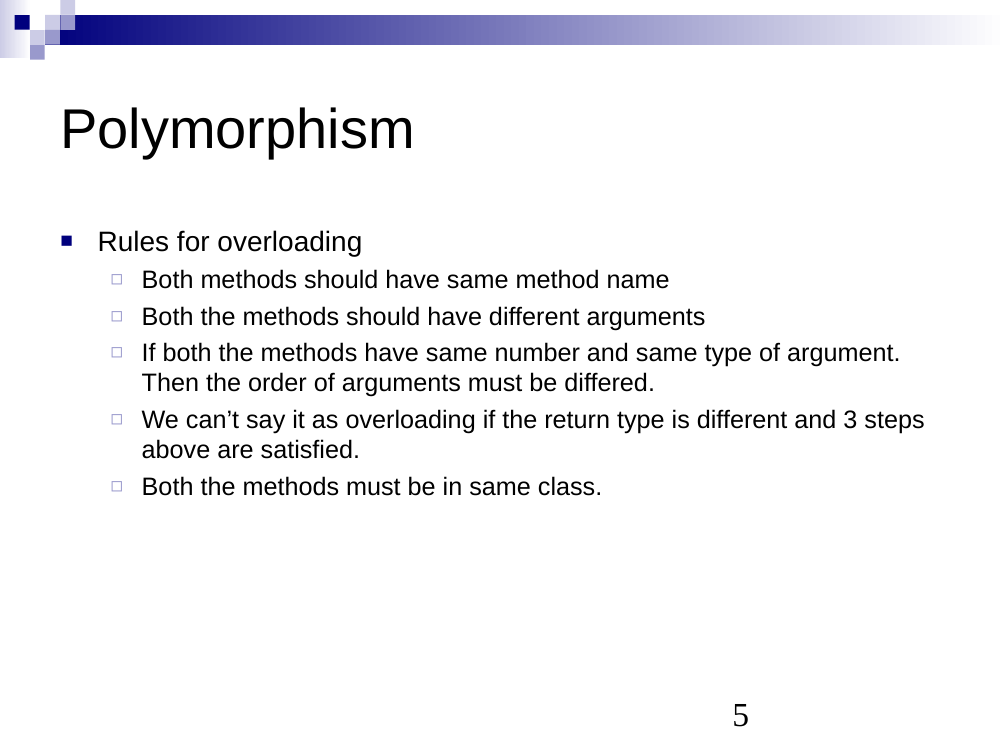
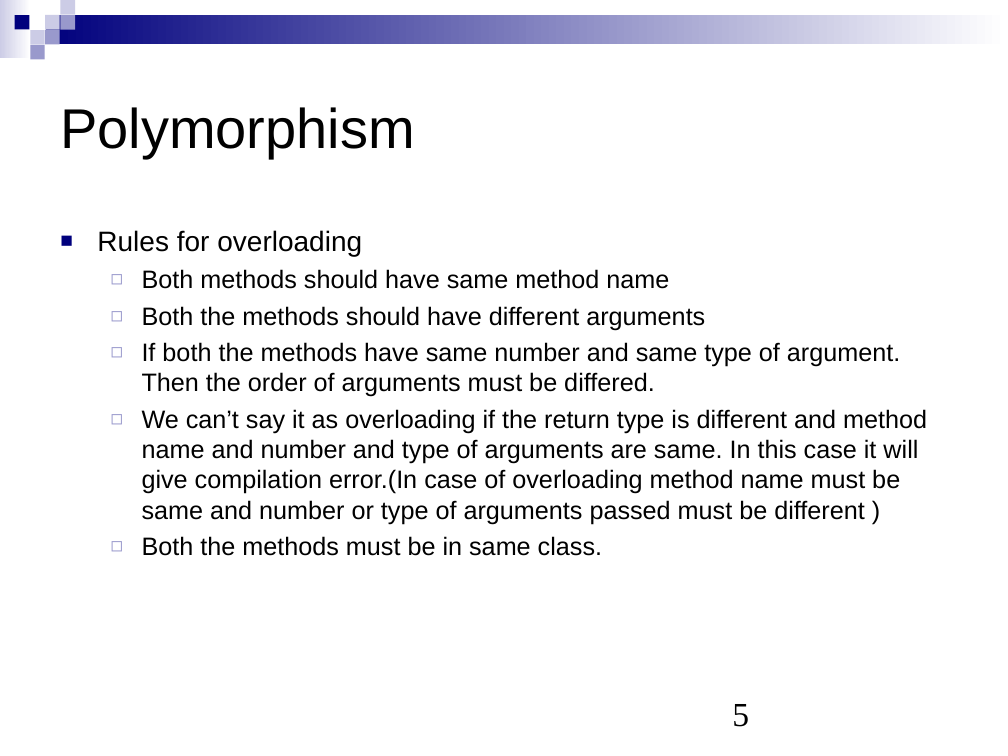
Before and after one commit to kirankomirishetty/javatrainingmaterial, a slide deck: slide 5 of Presentation/Java Session-6.1.ppt. Drawn at 1008x756 pixels with LibreOffice and Linux fonts; fonts in the diff are those of the drawing. Boxes give left, top, right and bottom in pixels: in the first picture for what was removed or moved away, otherwise in the second. Text is boxed around its words. In the diff, an @@ line names an element or a change of style, - is before the commit and + after.

```diff
--- a/Presentation/Java Session-6.1.ppt
+++ b/Presentation/Java Session-6.1.ppt
@@ text at (x1=142, y1=409, x2=927, y2=524): text changed @@
-  ◻ We can’t say it as overloading if the return type is different and 3 steps above are satisfied.
+  ◻ We can’t say it as overloading if the return type is different and method name and number and type of arguments are same. In this case it will give compilation error.(In case of overloading method name must be same and number or type of arguments passed must be different )
```
Also in this commit, not shown: 1 other slide changed, 14 other files.
